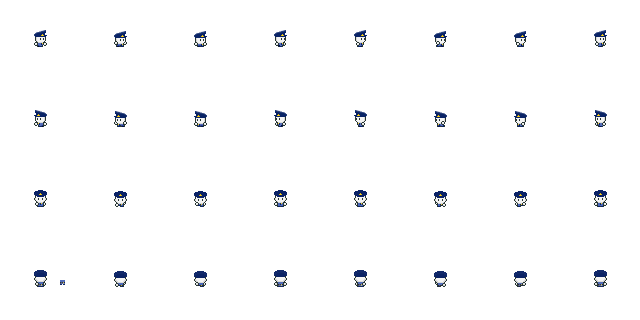
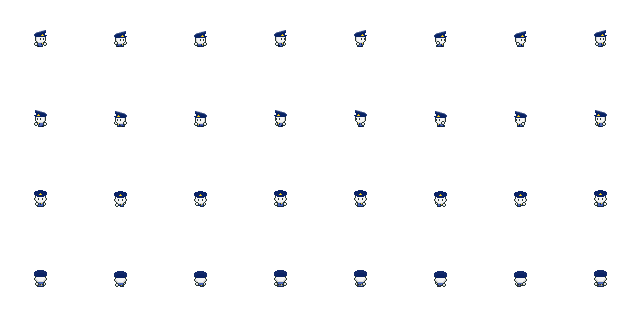
Revision of a layered (640, 320) image; what changed, layer by layer:
painted on "outfits" over 60, 280, 65, 285
